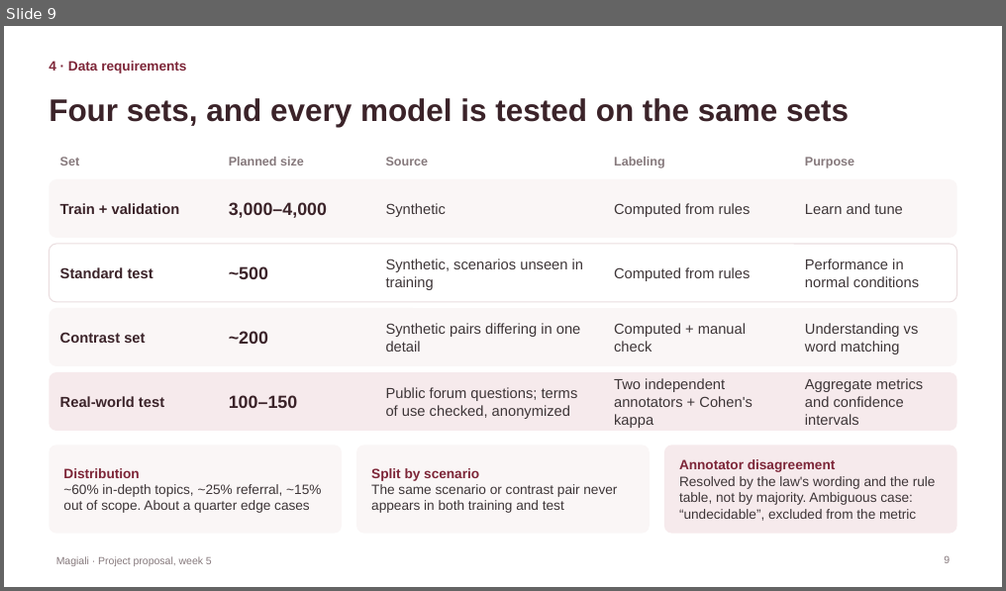
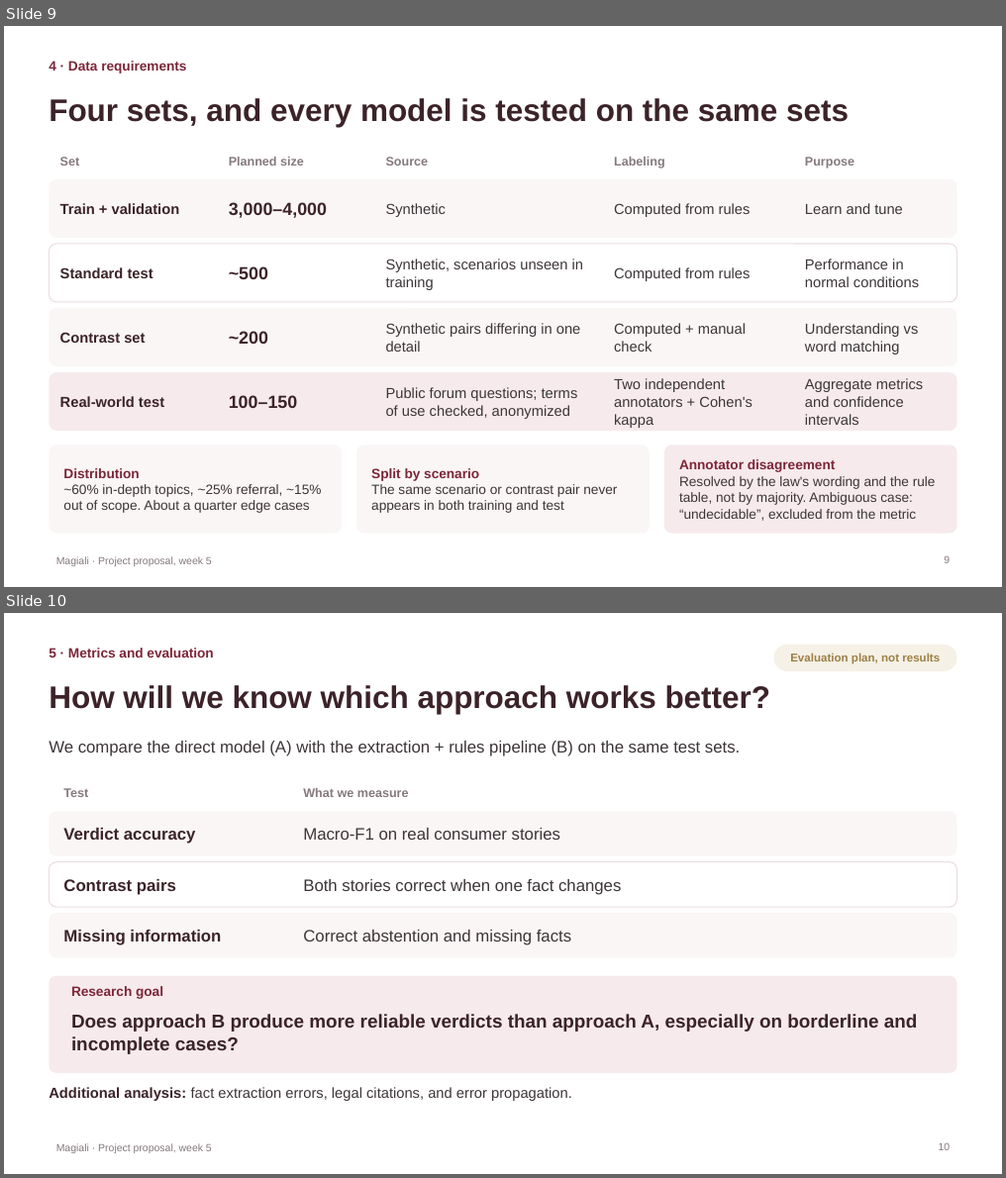
Before and after one commit to agamrahmani/Magiali, a slide deck: slides/week5-proposal/Magiali-week5-proposal-EN.pptx. Shown one above the other, each under a label of ours: slide 9 before the commit, slides 9 and 10 after it. The pictures are 1006x591 and 1006x1178 pixels, drawn with LibreOffice and Linux fonts; fonts in the diff are those of the drawing. Boxes give left, top, right and bottom in pixels: in the first picture for what was removed or moved away, otherwise in the second. Text is boxed around its words. In the diff, an @@ line names an element or a change of style, - is before the commit and + after.

Commit message:
Simplify metrics slide into an evaluation plan

```diff
--- a/slides/week5-proposal/Magiali-week5-proposal-EN.pptx
+++ b/slides/week5-proposal/Magiali-week5-proposal-EN.pptx
@@ slide 10 added at (x1=4, y1=613, x2=1002, y2=1174), background #FFFFFF; not listed: 1 template element that a slide beside it also shows @@
@@ text added at (x1=49, y1=648, x2=213, y2=658), 13 pt, text #7D2638, bold @@
+5 · Metrics and evaluation
@@ rounded rectangle added at (x1=773, y1=645, x2=957, y2=671), fill #F6F1E6, 11 pt, text #9C7F45, bold @@
+Evaluation plan, not results
@@ text added at (x1=49, y1=685, x2=771, y2=714), 30 pt, text #3B2329, bold @@
+How will we know which approach works better?
@@ text added at (x1=49, y1=741, x2=740, y2=757), 16 pt, text #3D3537 @@
+We compare the direct model (A) with the extraction + rules pipeline (B) on the same test sets.
@@ text added at (x1=63, y1=788, x2=88, y2=797), 12 pt, text #86797C, bold @@
+Test
@@ text added at (x1=303, y1=788, x2=409, y2=797), 12 pt, text #86797C, bold @@
+What we measure
@@ rounded rectangle added at (x1=49, y1=811, x2=957, y2=857), fill #FAF6F6 @@
@@ text added at (x1=63, y1=828, x2=196, y2=844), 16 pt, text #3B2329, bold @@
+Verdict accuracy
@@ text added at (x1=303, y1=828, x2=560, y2=840), 16 pt, text #3D3537 @@
+Macro-F1 on real consumer stories
@@ rounded rectangle added at (x1=49, y1=862, x2=957, y2=907), fill #FFFFFF, outline #EADDDF 1 pt @@
@@ text added at (x1=63, y1=879, x2=176, y2=895), 16 pt, text #3B2329, bold @@
+Contrast pairs
@@ text added at (x1=303, y1=879, x2=621, y2=895), 16 pt, text #3D3537 @@
+Both stories correct when one fact changes
@@ rounded rectangle added at (x1=49, y1=913, x2=957, y2=959), fill #FAF6F6 @@
@@ text added at (x1=63, y1=930, x2=221, y2=946), 16 pt, text #3B2329, bold @@
+Missing information
@@ text added at (x1=303, y1=930, x2=571, y2=946), 16 pt, text #3D3537 @@
+Correct abstention and missing facts
@@ rounded rectangle added at (x1=49, y1=976, x2=957, y2=1073), fill #F6EAEC @@
@@ text added at (x1=71, y1=986, x2=163, y2=999), 13 pt, text #7D2638, bold @@
+Research goal
@@ text added at (x1=71, y1=1014, x2=918, y2=1055), 18 pt, text #3B2329, bold @@
+Does approach B produce more reliable verdicts than approach A, especially on borderline and incomplete cases?
@@ text added at (x1=49, y1=1087, x2=572, y2=1101), 14 pt, text #3D3537 @@
+Additional analysis: fact extraction errors, legal citations, and error propagation.
@@ page number added at (x1=939, y1=1144, x2=950, y2=1151), 10 pt, text #86797C @@
+10
```
Also in this commit, not shown: 1 slide removed, 1 other file.
